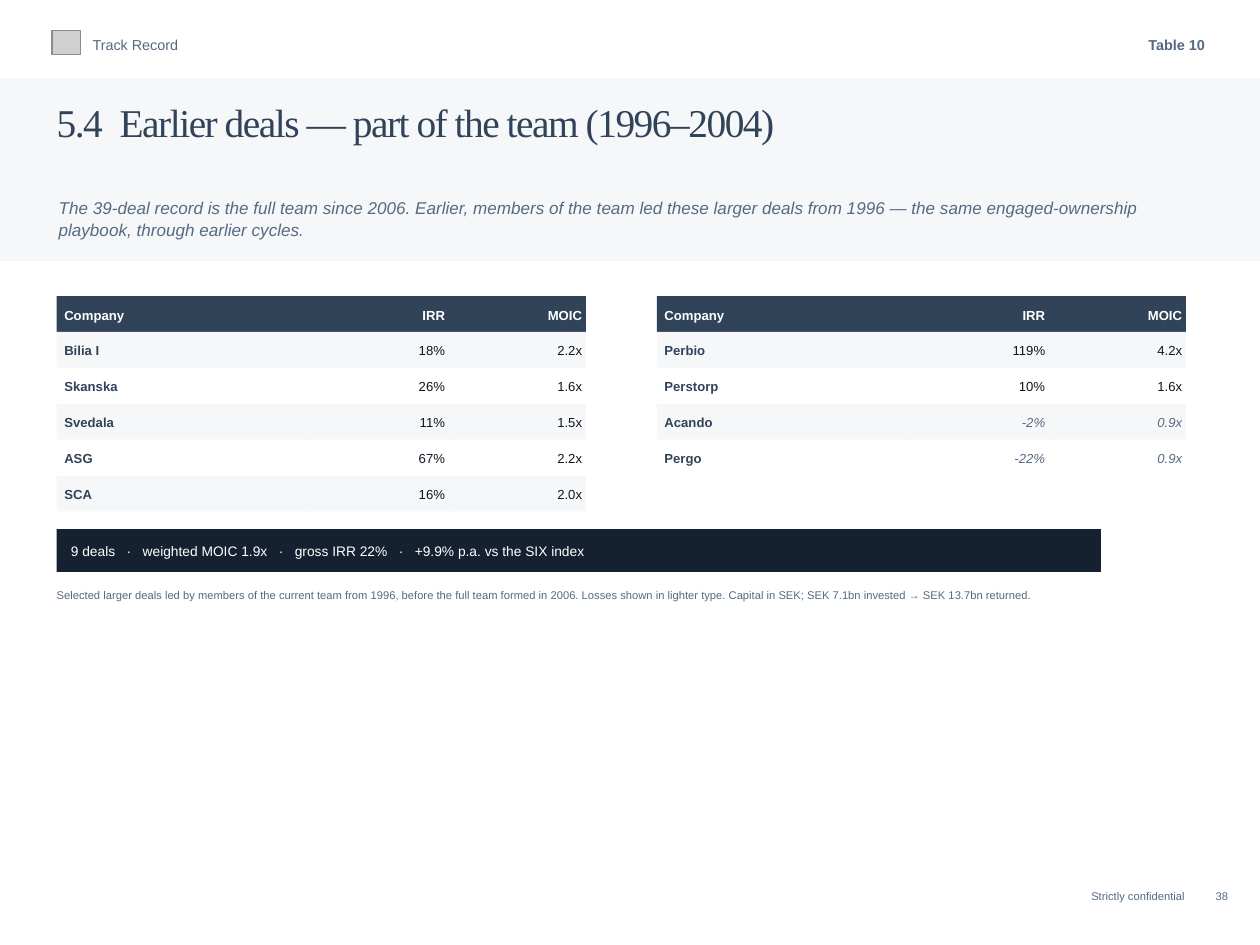
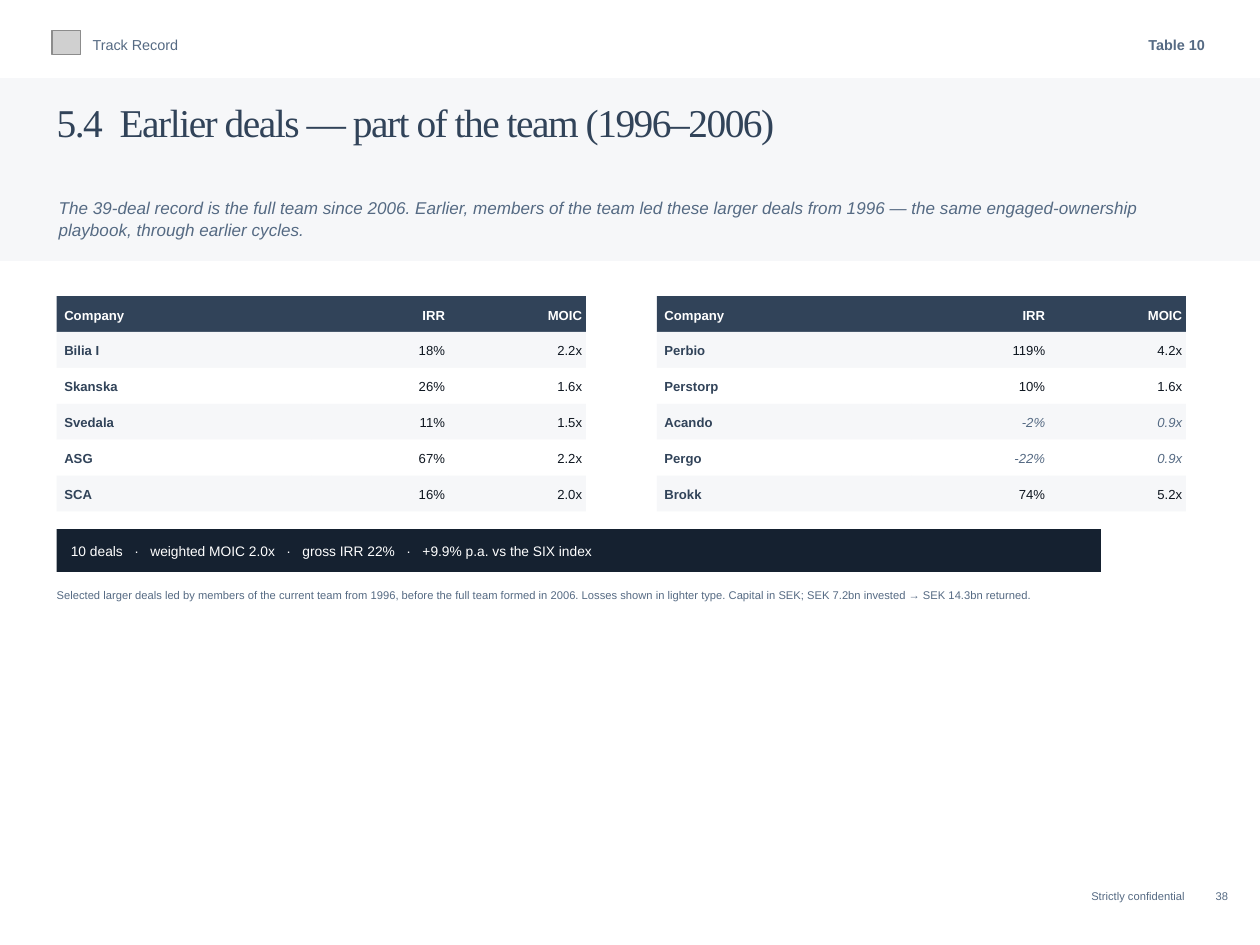
Before and after one commit to charette-lab/Claude, a slide deck: slide 41 of Athanase_Engaged_Ownership_Allocator_Deck.pptx. Drawn at 1260x945 pixels with LibreOffice and Linux fonts; fonts in the diff are those of the drawing; grey boxes stand for pictures. Boxes give left, top, right and bottom in pixels: in the first picture for what was removed or moved away, otherwise in the second. Text is boxed around its words. In the diff, an @@ line names an element or a change of style, - is before the commit and + after.

```diff
--- a/Athanase_Engaged_Ownership_Allocator_Deck.pptx
+++ b/Athanase_Engaged_Ownership_Allocator_Deck.pptx
@@ text at (57,109,775,145): text changed @@
-5.4 Earlier deals — part of the team (1996–2004)
+5.4 Earlier deals — part of the team (1996–2006)
@@ rectangle added at (657,476,912,511), fill #F6F7F9 @@
@@ rectangle added at (912,476,1049,511), fill #F6F7F9 @@
@@ rectangle added at (1049,476,1186,511), fill #F6F7F9 @@
@@ text added at (664,489,701,499), 8 pt, text #314359, bold @@
+Brokk
@@ text added at (1019,490,1045,499), 8 pt, text #0E1620 @@
+74%
@@ text added at (1157,490,1182,499), 8 pt, text #0E1620 @@
+5.2x
@@ text at (71,546,592,559): text changed @@
-9 deals · weighted MOIC 1.9x · gross IRR 22% · +9.9% p.a. vs the SIX index
+10 deals · weighted MOIC 2.0x · gross IRR 22% · +9.9% p.a. vs the SIX index
@@ text at (57,591,1031,601): text changed @@
-Selected larger deals led by members of the current team from 1996, before the full team formed in 2006. Losses shown in lighter type. Capital in SEK; SEK 7.1bn invested → SEK 13.7bn returned.
+Selected larger deals led by members of the current team from 1996, before the full team formed in 2006. Losses shown in lighter type. Capital in SEK; SEK 7.2bn invested → SEK 14.3bn returned.
```
Also in this commit, not shown: 2 other slides changed, 1 other file.
